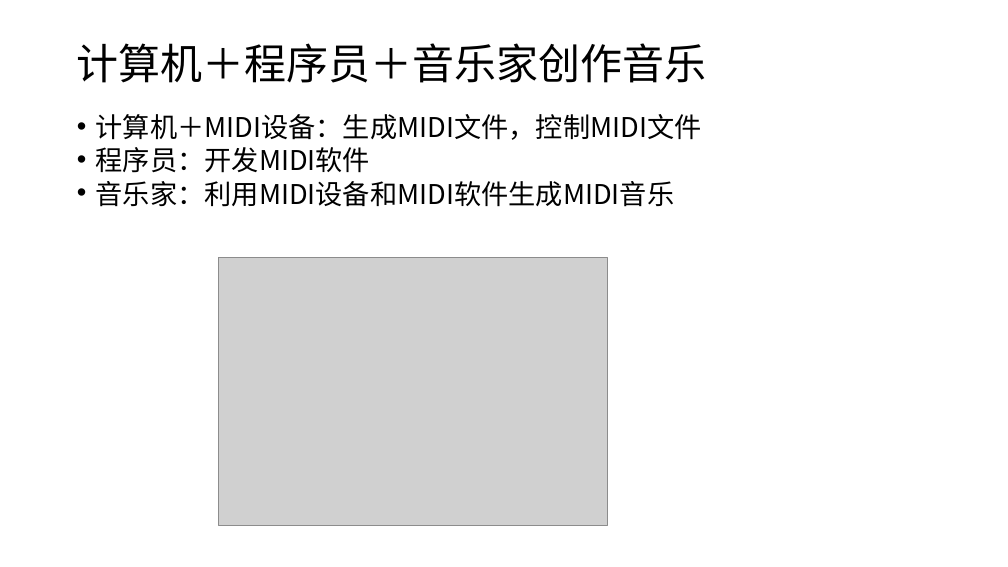
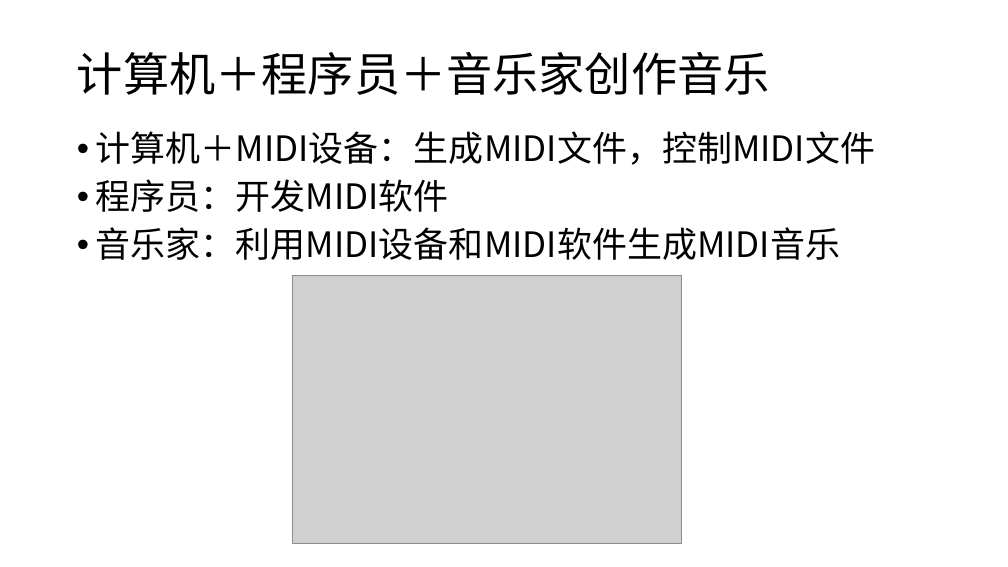
Before and after one commit to huntercao/shared_files, a slide deck: slide 5 of midi/docs/ppt/midi_introduction.pptx. Drawn at 1008x567 pixels with LibreOffice and Linux fonts; fonts in the diff are those of the drawing; grey boxes stand for pictures; background and template pictures are left out. Boxes give left, top, right and bottom in pixels: in the first picture for what was removed or moved away, otherwise in the second. Text is boxed around its words. In the diff, an @@ line names an element or a change of style, - is before the commit and + after.

```diff
--- a/midi/docs/ppt/midi_introduction.pptx
+++ b/midi/docs/ppt/midi_introduction.pptx
@@ title "计算机＋程序员＋音乐家创作音乐": place and size @@
-title "计算机＋程序员＋音乐家创作音乐" at [77, 43, 706, 83]
+title "计算机＋程序员＋音乐家创作音乐" at [77, 52, 770, 95]
@@ title "计算机＋程序员＋音乐家创作音乐" at [77, 52, 770, 95]: size 40 to 44 pt @@
@@ text "计算机＋MIDI设备：生成MIDI文件，控制MIDI文件": place and size @@
-text "计算机＋MIDI设备：生成MIDI文件，控制MIDI文件" at [96, 114, 702, 207]
+text "计算机＋MIDI设备：生成MIDI文件，控制MIDI文件" at [96, 131, 876, 260]
@@ text "计算机＋MIDI设备：生成MIDI文件，控制MIDI文件" at [96, 131, 876, 260]: size 25.9 to 33.3 pt; line spacing 0.7 to 0.9 @@
@@ picture: place and size @@
-picture at [219, 258, 607, 526]
+picture at [293, 276, 681, 544]
```
Also in this commit, not shown: 3 other slides changed, 3 slides added, 2 slides removed, 7 other files.
